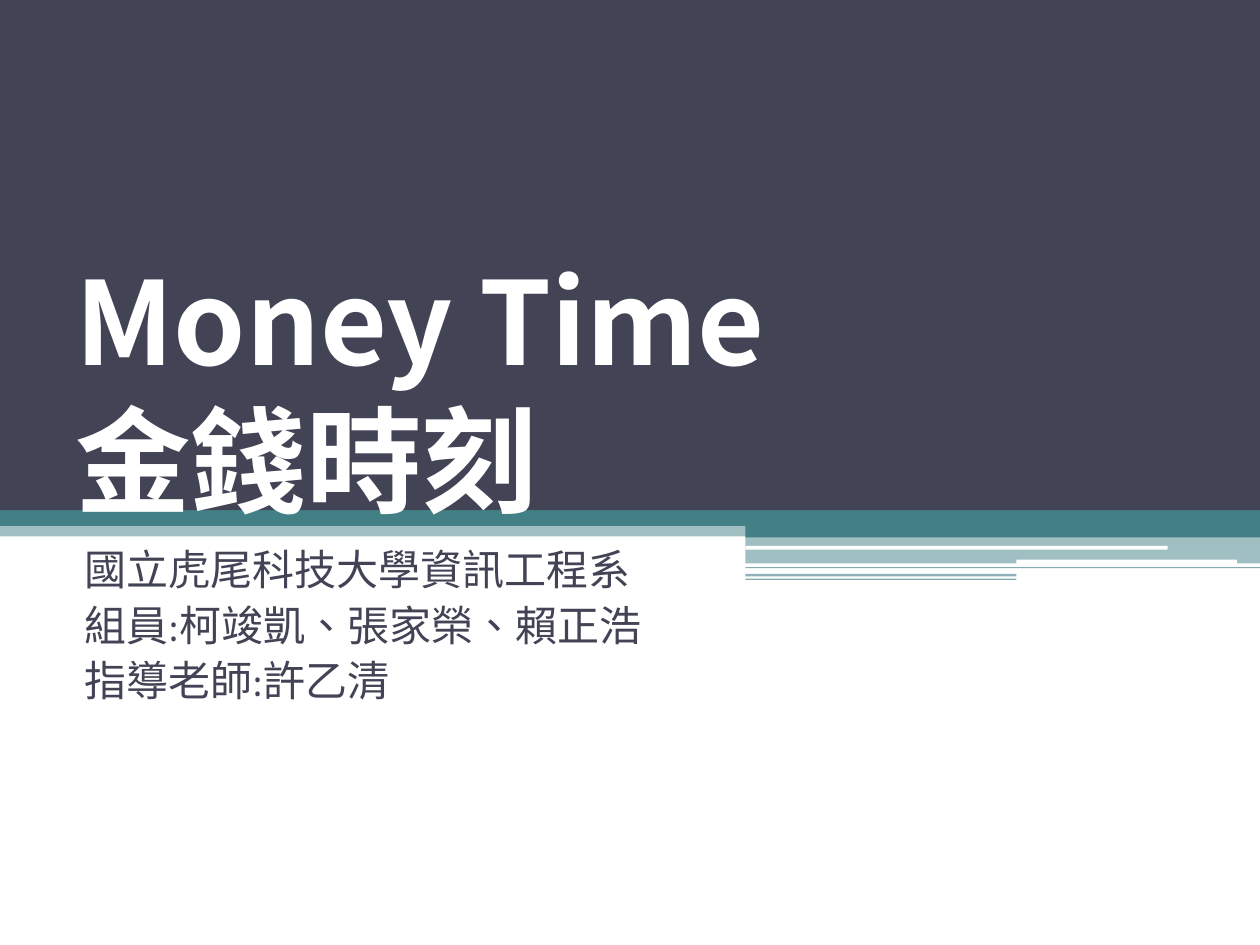
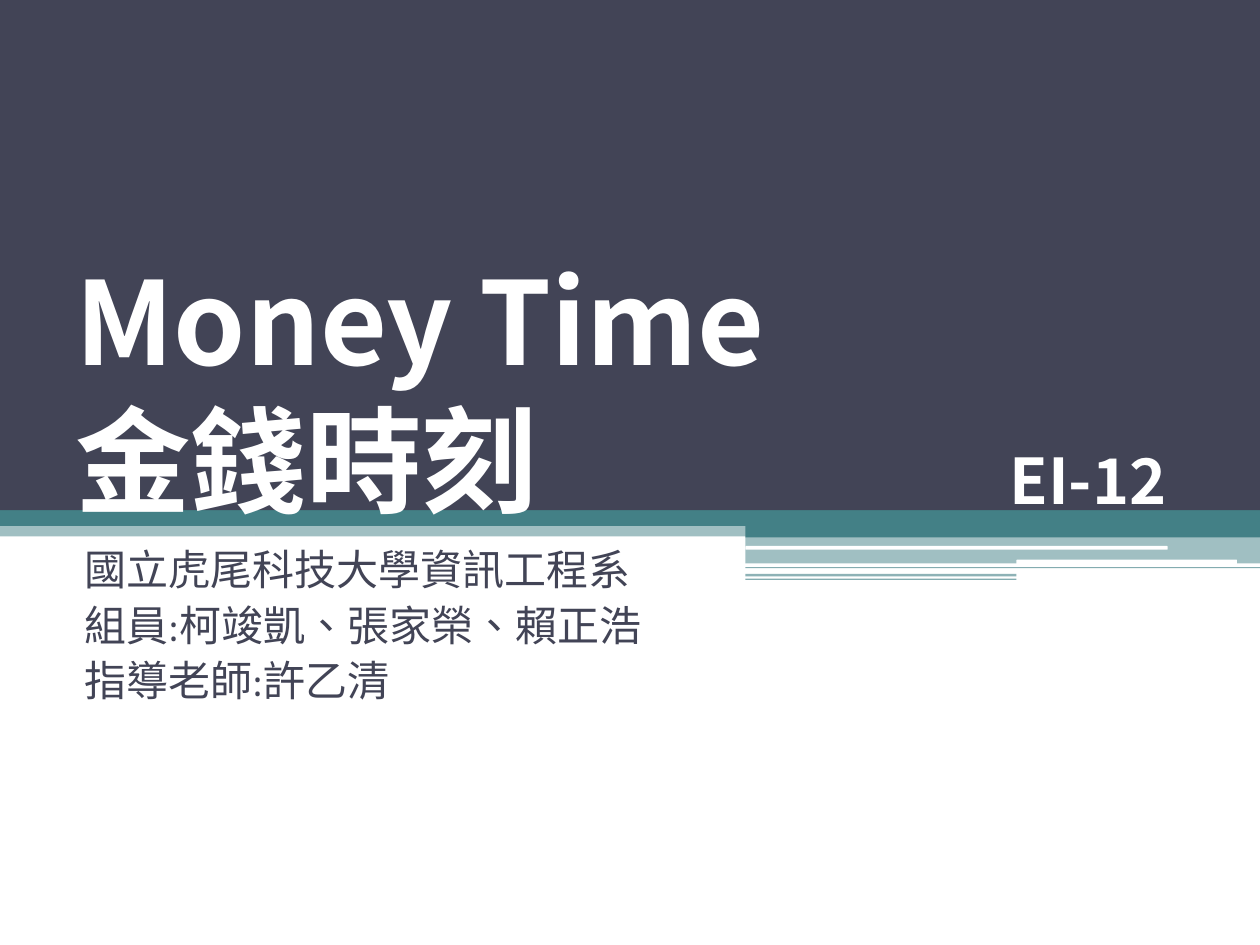
Before and after one commit to KoChunKai/NSC-Project, a slide deck: slide 1 of 比賽當天資料/Money Time_比賽.pptx. Drawn at 1260x945 pixels with LibreOffice and Linux fonts; fonts in the diff are those of the drawing. Boxes give left, top, right and bottom in pixels: in the first picture for what was removed or moved away, otherwise in the second. Text is boxed around its words. In the diff, an @@ line names an element or a change of style, - is before the commit and + after.

```diff
--- a/比賽當天資料/Money Time_比賽.pptx
+++ b/比賽當天資料/Money Time_比賽.pptx
@@ title at (x1=75, y1=271, x2=1166, y2=532): text changed @@
-Money Time
-金錢時刻
+Money Time
+金錢時刻 EI-12
```
Also in this commit, not shown: 5 other slides changed, 3 slides added, 1 slide removed, 2 other files.
